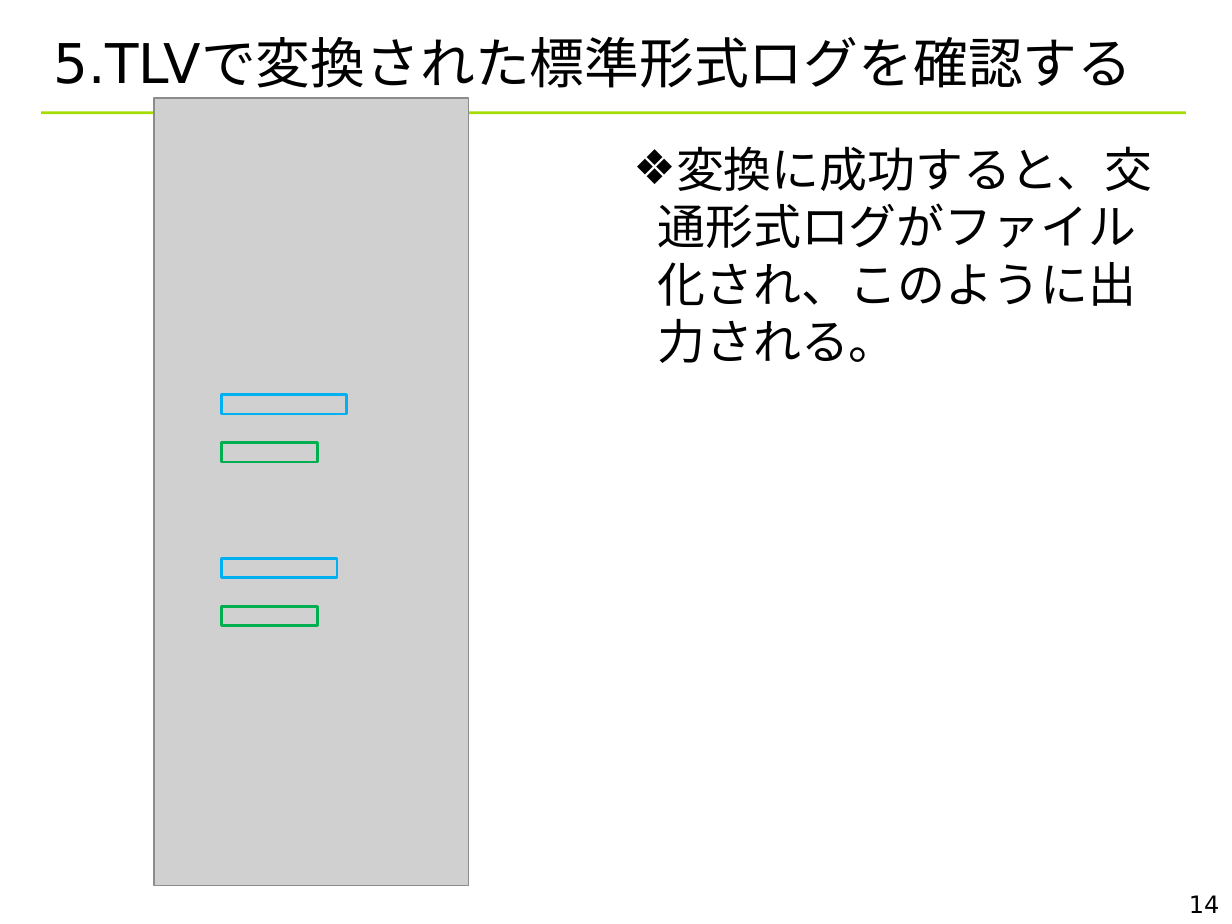
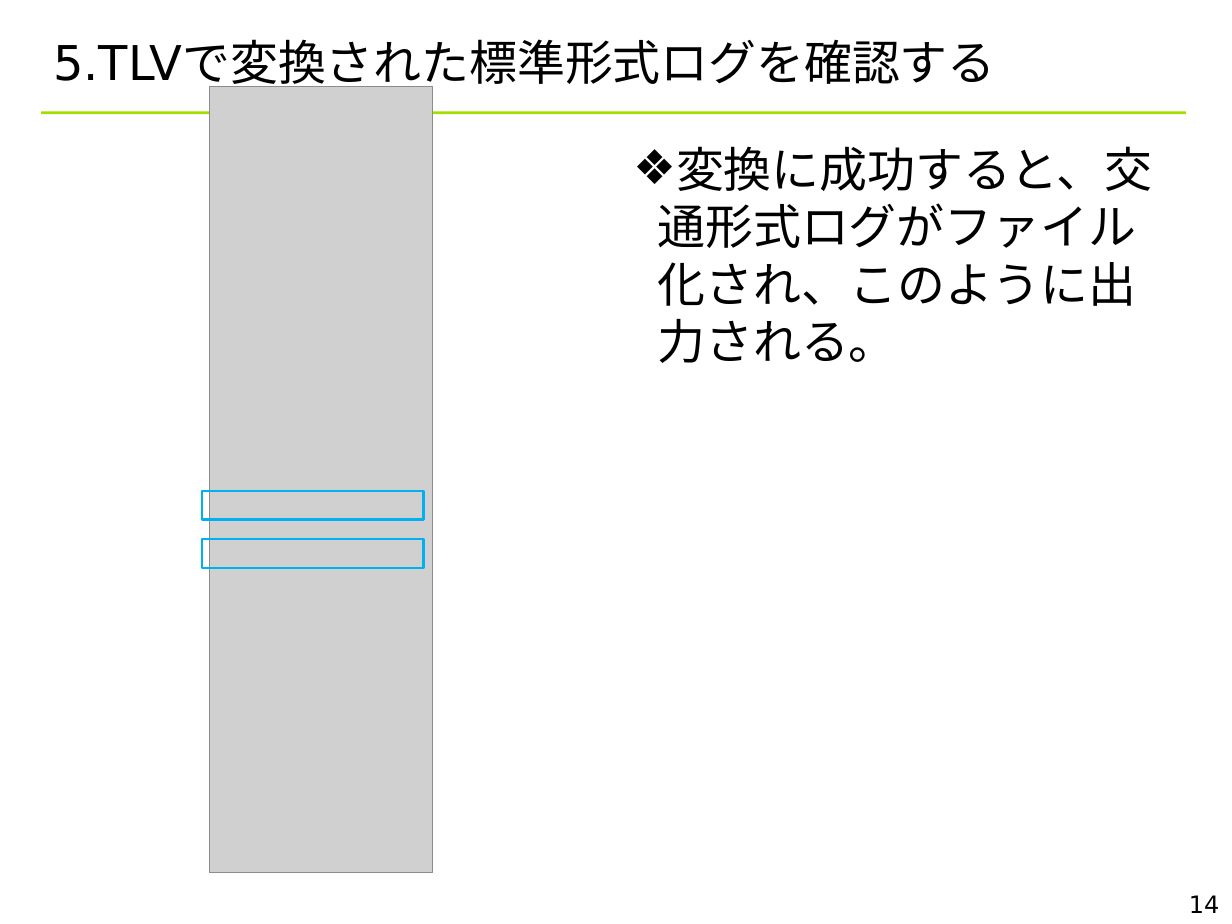
Before and after one commit to YixiaoLi/tlv4mc, a slide deck: slide 14 of doc/TLV_convert_rules.ppt. Drawn at 1232x924 pixels with LibreOffice and Linux fonts; fonts in the diff are those of the drawing; grey boxes stand for pictures; background and template pictures are left out. Boxes give left, top, right and bottom in pixels: in the first picture for what was removed or moved away, otherwise in the second. Text is boxed around its words. In the diff, an @@ line names an element or a change of style, - is before the commit and + after.

Commit message:
マニュアル修正 サンプルプログラム修正 リソースヘッダ修正

```diff
--- a/doc/TLV_convert_rules.ppt
+++ b/doc/TLV_convert_rules.ppt
@@ title "5.TLVで変換された標準形式ログを確認する" at (53, 41, 995, 91): size 32 to 28 pt @@
@@ picture: place and size @@
-picture at (154, 99, 468, 886)
+picture at (209, 86, 432, 872)
@@ rectangle removed at (222, 442, 318, 462) @@
@@ rectangle: place and size @@
-rectangle at (222, 394, 347, 414)
+rectangle at (202, 490, 424, 519)
@@ rectangle: place and size @@
-rectangle at (222, 558, 338, 578)
+rectangle at (202, 540, 424, 568)
@@ rectangle removed at (222, 606, 318, 626) @@
```
Also in this commit, not shown: 12 other slides changed, 8 other files.
